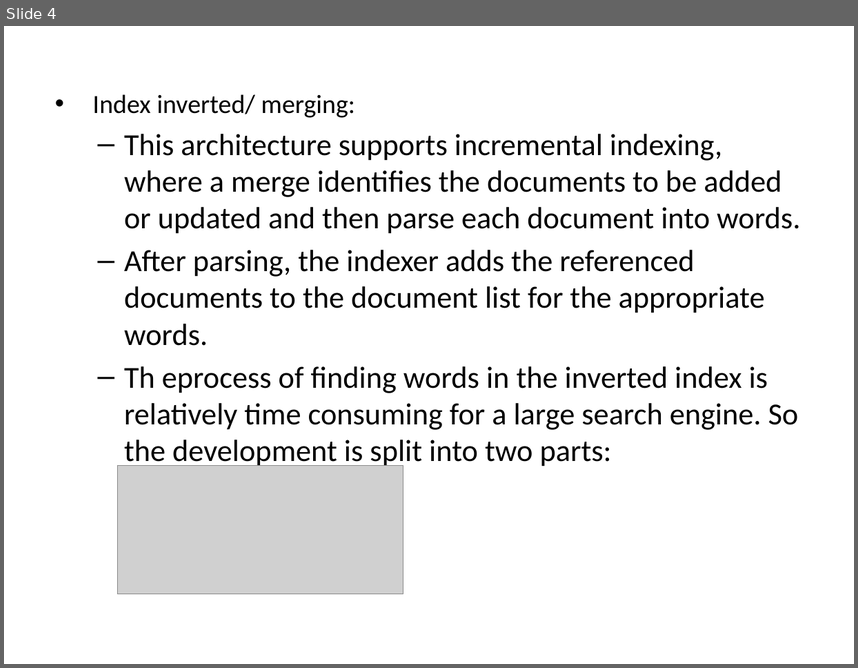
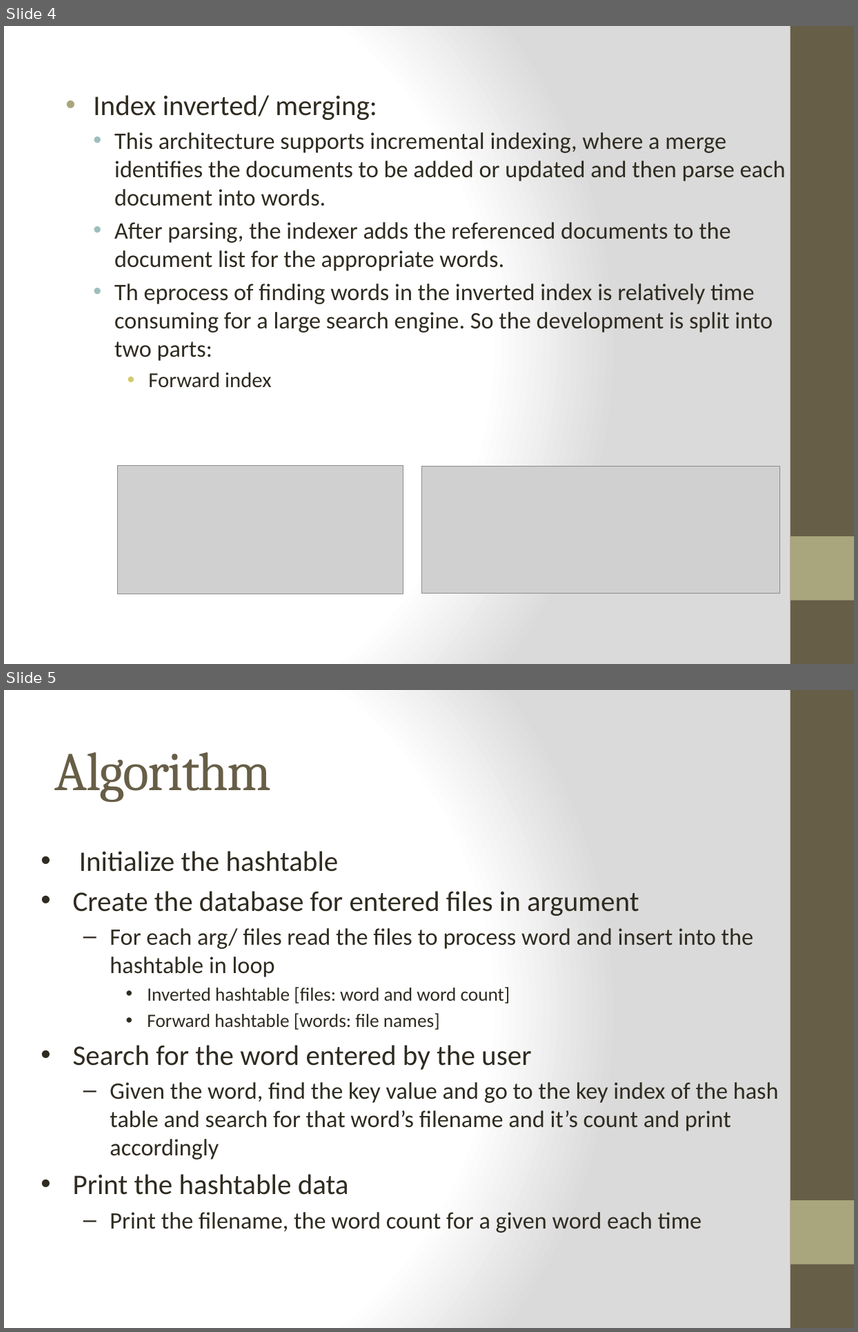
Before and after one commit to prashanthhn25/-emertxe, a slide deck: DataStructure/Project/Doc/Text Indexing.pptx. Shown one above the other, each under a label of ours: slide 4 before the commit, slides 4 and 5 after it. The pictures are 858x668 and 858x1332 pixels, drawn with LibreOffice and Linux fonts; fonts in the diff are those of the drawing; grey boxes stand for pictures. Boxes give left, top, right and bottom in pixels: in the first picture for what was removed or moved away, otherwise in the second. Text is boxed around its words. In the diff, an @@ line names an element or a change of style, - is before the commit and + after.

```diff
--- a/DataStructure/Project/Doc/Text Indexing.pptx
+++ b/DataStructure/Project/Doc/Text Indexing.pptx
@@ slide 5 added at [4, 690, 854, 1328], background gradient #FFFFFF to #DADADA; not listed: 2 template elements that a slide beside it also shows @@
@@ title added at [55, 752, 272, 802], 46 pt, text #675E47 @@
+Algorithm
@@ text added at [73, 851, 779, 1232], 20 pt, text #2F2B20 @@
+• Initialize the hashtable
+• Create the database for entered files in argument
+  – For each arg/ files read the files to process word and insert into the hashtable in loop
+    • Inverted hashtable [files: word and word count]
+    • Forward hashtable [words: file names]
+• Search for the word entered by the user
+  – Given the word, find the key value and go to the key index of the hash table and search for that word’s filename and it’s count and print accordingly
+• Print the hashtable data
+  – Print the filename, the word count for a given word each time
@@ slide 4 changed as well @@
@@ background #FFFFFF to gradient #FFFFFF to #DADADA @@
@@ rectangle added at [791, 26, 854, 664], fill #675E47 @@
@@ text "Index inverted/ merging:" at [93, 95, 786, 388]: size 22.2 to 24 pt in "Index inverted/ merging:"; text colour #000000 to #2F2B20, size 25.9 to 20 pt; size 22.2 to 18 pt in "Forward index"; indent changed; bullet – to •; less space between paragraphs @@
@@ picture added at [422, 466, 780, 593] @@
@@ rectangle added at [791, 536, 854, 600], fill #A9A57C @@
```
Also in this commit, not shown: 8 other slides changed, 1 other slide added, 12 slides removed, 33 other files.
